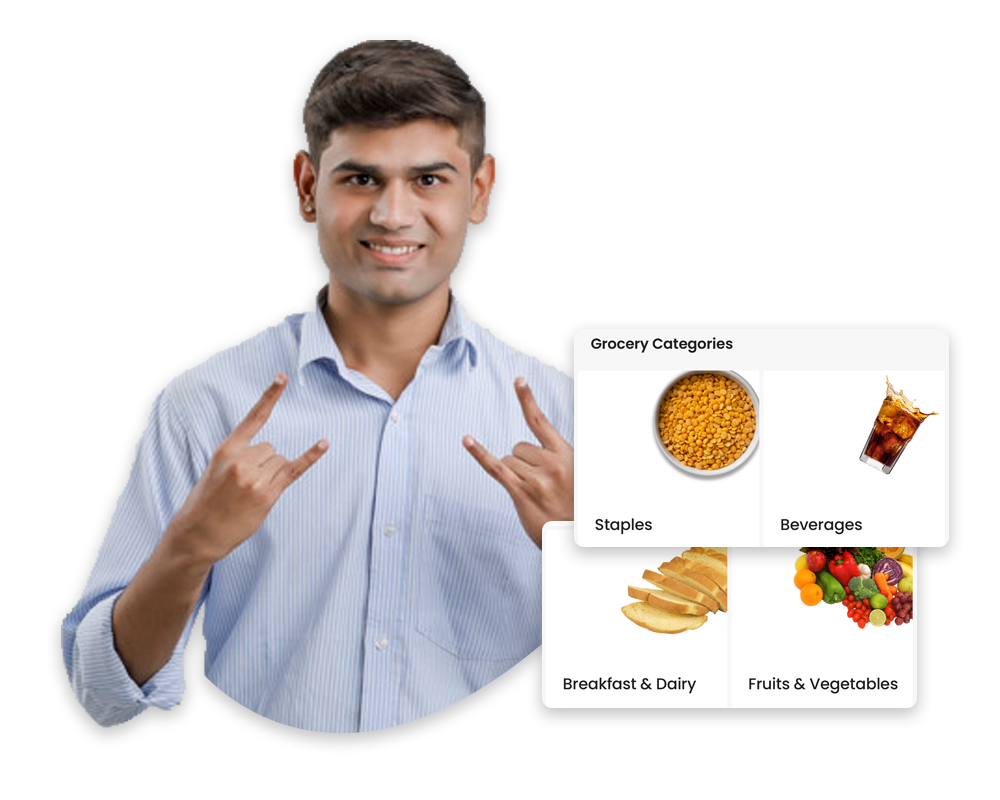
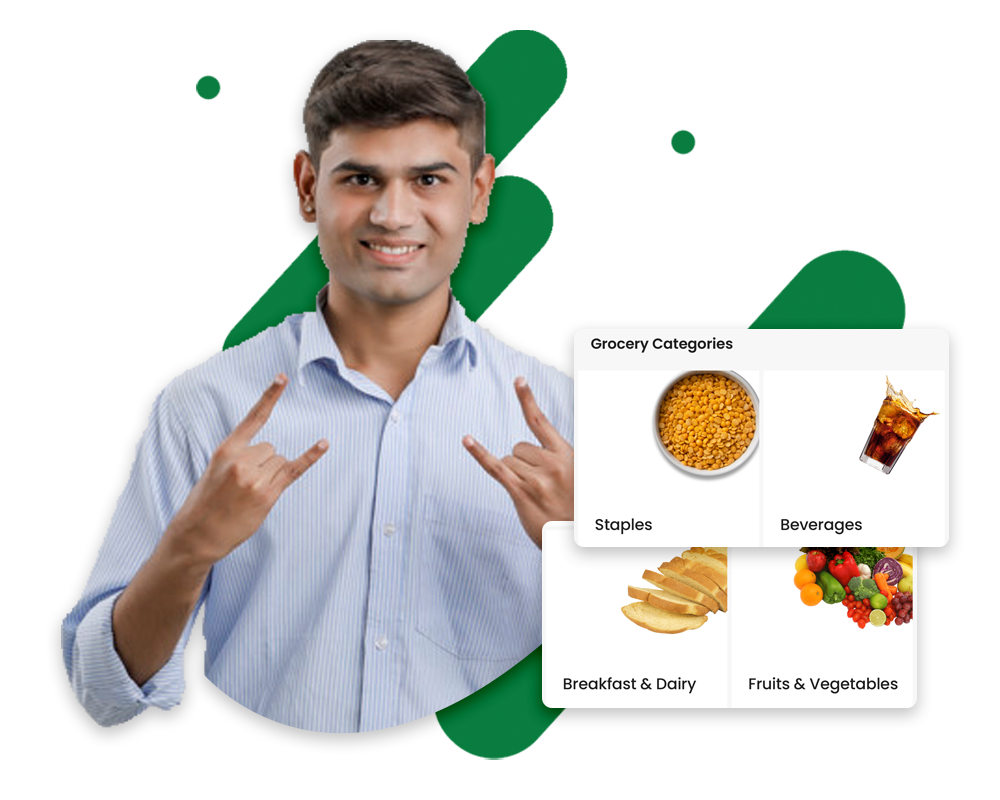
Layered file, before and after one edit (1000×800). Changes by layer:
added layer "Layer 5" above "Layer 4" over [196, 30, 696, 352]
added layer "Layer 4" over [257, 249, 906, 760]
